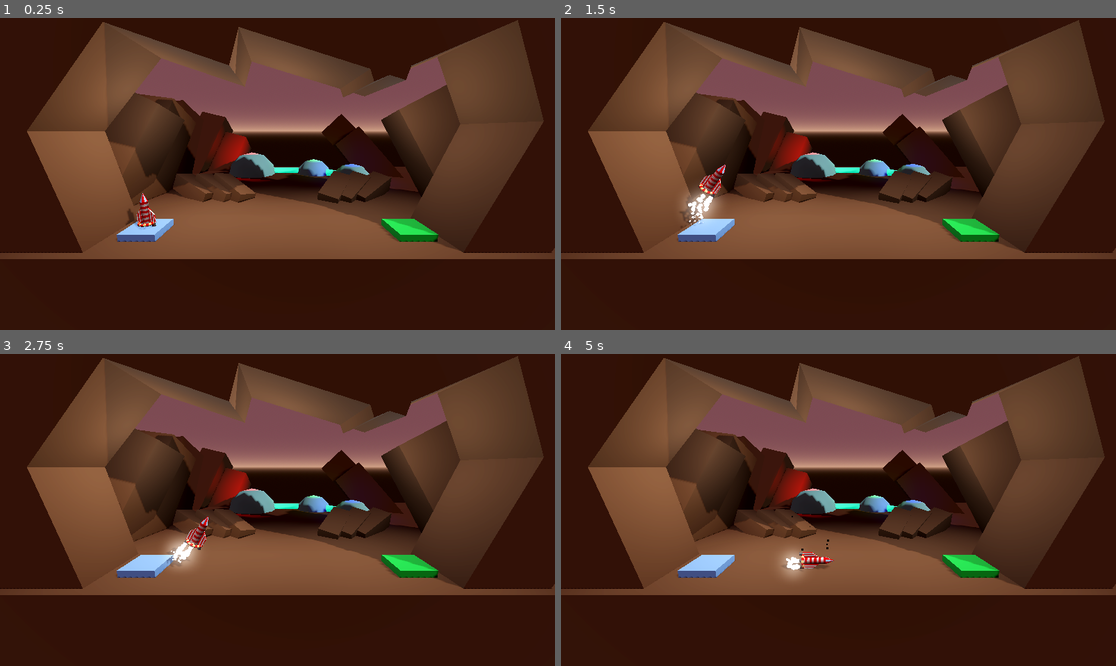
Above: before the commit, frames 1-4 (two rows, left to right).
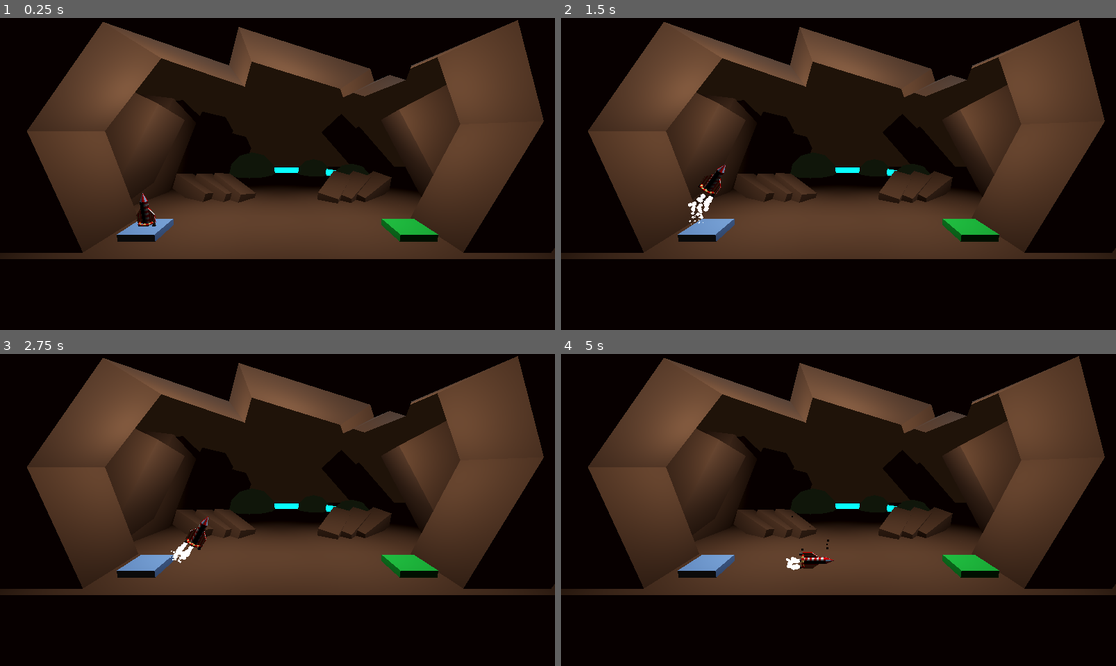
Above: after the commit, the same moments.

Repository: Godzil/DustDasher
Game: Godot game, scene res://levels/level.tscn
Same seed, same stepped clock (60 frames per second), same inputs: the game is played once before the commit and once after it.
Inputs:
- Up to frame 1 (0.25 s): no input
- Up to frame 2 (1.5 s): tap Enter at 0.5 s; hold D (rotate_right) 0.53-1.28 s; hold Space (boost) 0.53-1.28 s; hold A (rotate_left) from 1.28 s (still down); tap Space (boost) at 1.35 s
- Up to frame 3 (2.75 s): release A (rotate_left) at 2.03 s; hold D (rotate_right) from 2.03 s (still down); hold Space (boost) from 2.03 s (still down)
- Up to frame 4 (5 s): release Space (boost) at 2.78 s; tap Space (boost) at 2.85, 4.35 s; release D (rotate_right) at 3.53 s; hold Space (boost) 3.53-4.28 s; hold A (rotate_left) from 3.53 s (still down)

The runs differ from the first frame. In frame 1, 71% of the frame differs, in the area x 0-100%, y 0-100%; in frame 2, 71%; in frame 3, 71%; in frame 4, 71%.

Commit message:
Update for godot 4.2

Diff:
--- a/Background.tscn
+++ b/Background.tscn
@@ -1,4 +1,6 @@
-[gd_scene load_steps=8 format=3 uid="uid://bwlqwuixwwed8"]
+[gd_scene load_steps=6 format=3 uid="uid://cbe06wgbxkjwy"]
+
+[ext_resource type="PackedScene" uid="uid://quotb6ulxa4m" path="res://back_bg.glb" id="1_87afc"]
 
 [sub_resource type="StandardMaterial3D" id="StandardMaterial3D_fgfyb"]
 albedo_color = Color(0.4, 0.269333, 0.176, 1)
@@ -15,26 +17,12 @@
 sky_material = SubResource("ProceduralSkyMaterial_g7qmc")
 
 [sub_resource type="Environment" id="Environment_fdef2"]
-background_mode = 2
+background_mode = 1
+background_color = Color(0.121569, 0.0745098, 0.0352941, 1)
 sky = SubResource("Sky_oyi2a")
 ambient_light_sky_contribution = 0.19
 tonemap_mode = 2
-glow_enabled = true
 glow_blend_mode = 0
-
-[sub_resource type="StandardMaterial3D" id="StandardMaterial3D_rtrbf"]
-albedo_color = Color(0.603922, 1, 1, 1)
-emission = Color(0.603922, 1, 1, 1)
-emission_energy_multiplier = 0.01
-
-[sub_resource type="StandardMaterial3D" id="StandardMaterial3D_wtxo6"]
-albedo_color = Color(0.603922, 1, 1, 1)
-
-[sub_resource type="StandardMaterial3D" id="StandardMaterial3D_kvdnq"]
-albedo_color = Color(0.447059, 0.647059, 0.435294, 1)
-emission_enabled = true
-emission = Color(0, 0.364706, 0.258824, 1)
-emission_energy_multiplier = 2.21
 
 [node name="Node3D" type="Node3D"]
 
@@ -50,49 +38,60 @@
 
 [node name="Wall" type="CSGBox3D" parent="FrontGame"]
 transform = Transform3D(0.977574, -0.210591, 0, 0.210591, 0.977574, 0, 0, 0, 1, -12.1047, 6.97642, 0)
+calculate_tangents = false
 size = Vector3(4, 10, 4)
 material = SubResource("StandardMaterial3D_fgfyb")
 
 [node name="Wall2" type="CSGBox3D" parent="FrontGame"]
 transform = Transform3D(0.718357, 0.695675, 0, -0.695675, 0.718357, 0, 0, 0, 1, -11.462, 11.7943, 0)
+calculate_tangents = false
 size = Vector3(4, 10, 4)
 material = SubResource("StandardMaterial3D_fgfyb")
 
 [node name="Wall3" type="CSGBox3D" parent="FrontGame"]
 transform = Transform3D(0.940703, 0.339231, 0, -0.339231, 0.940703, 0, 0, 0, 1, 11.8378, 5.98472, 0)
+calculate_tangents = false
 size = Vector3(4, 10, 4)
 material = SubResource("StandardMaterial3D_fgfyb")
 
 [node name="Wall4" type="CSGBox3D" parent="FrontGame"]
 transform = Transform3D(0.880651, -0.473765, 0, 0.473765, 0.880651, 0, 0, 0, 1, 12.1778, 12.5866, 0)
+calculate_tangents = false
 size = Vector3(4, 10, 4)
 material = SubResource("StandardMaterial3D_fgfyb")
 
 [node name="Ceilling" type="CSGBox3D" parent="FrontGame"]
 transform = Transform3D(-0.306127, 0.951991, 0, -0.951991, -0.306127, 0, 0, 0, 1, -6.07843, 15.7483, 0)
+calculate_tangents = false
 size = Vector3(4, 10, 4)
 material = SubResource("StandardMaterial3D_fgfyb")
 
 [node name="Ceilling2" type="CSGBox3D" parent="FrontGame"]
 transform = Transform3D(-0.273372, 0.961909, 0, -0.961909, -0.273372, 0, 0, 0, 1, 0.932961, 15.0613, 0)
+calculate_tangents = false
 size = Vector3(4, 10, 4)
 material = SubResource("StandardMaterial3D_fgfyb")
 
 [node name="Ceilling3" type="CSGBox3D" parent="FrontGame"]
 transform = Transform3D(0.383167, 0.923679, 0, -0.923679, 0.383167, 0, 0, 0, 1, 7.76777, 15.4777, 0)
+calculate_tangents = false
 size = Vector3(4, 10, 4)
 material = SubResource("StandardMaterial3D_fgfyb")
 
 [node name="SunLight" type="DirectionalLight3D" parent="."]
 transform = Transform3D(0.642788, -0.383022, 0.663414, 0, 0.866025, 0.5, -0.766044, -0.321394, 0.556671, 0, -4, 0)
+visible = false
 light_energy = 0.14
 shadow_enabled = true
 
 [node name="WorldEnvironment" type="WorldEnvironment" parent="."]
 environment = SubResource("Environment_fdef2")
 
+[node name="back_bg" parent="." instance=ExtResource("1_87afc")]
+
 [node name="DomeLight" type="OmniLight3D" parent="."]
 transform = Transform3D(1, 0, 0, 0, 1, 0, 0, 0, 1, -3.72306, 3.0162, -17.5772)
+visible = false
 light_color = Color(1, 0, 0, 1)
 light_energy = 3.5
 shadow_enabled = true
@@ -100,12 +99,14 @@
 
 [node name="DomeLight2" type="OmniLight3D" parent="."]
 transform = Transform3D(1, 0, 0, 0, 1, 0, 0, 0, 1, 5.14508, 2.24992, -17.149)
+visible = false
 light_color = Color(0.156863, 0.427451, 0.0745098, 1)
 light_energy = 1.79
 omni_range = 7.0
 
 [node name="DomeLight3" type="OmniLight3D" parent="."]
 transform = Transform3D(1, 0, 0, 0, 1, 0, 0, 0, 1, 8.9651, 2.139, -13.2236)
+visible = false
 light_color = Color(0, 0, 0.815686, 1)
 light_energy = 1.34
 omni_range = 7.0
@@ -124,127 +125,3 @@
 transform = Transform3D(1, 0, 0, 0, 1, 0, 0, 0, 1, 7.54225, 6.5159, -1.25908)
 omni_range = 12.0
 omni_attenuation = 0.5
-
-[node name="Background" type="CSGCombiner3D" parent="."]
-transform = Transform3D(1, 0, 0, 0, 1, 0, 0, 0, 1, 0, -4, 0)
-calculate_tangents = false
-
-[node name="Background" type="CSGBox3D" parent="Background"]
-transform = Transform3D(1, 0, 0, 0, 1, 0, 0, 0, 1, 0, 3.44873, -12.5048)
-calculate_tangents = false
-size = Vector3(64, 1, 20)
-material = SubResource("StandardMaterial3D_fgfyb")
-
-[node name="Dome" type="CSGSphere3D" parent="Background"]
-transform = Transform3D(1, 0, 0, 0, 1, 0, 0, 0, 1, -3.51749, 3.44873, -17.2528)
-calculate_tangents = false
-radius = 3.399
-material = SubResource("StandardMaterial3D_rtrbf")
-
-[node name="Dome2" type="CSGSphere3D" parent="Background"]
-transform = Transform3D(1, 0, 0, 0, 1, 0, 0, 0, 1, 5.06009, 3.44873, -17.2528)
-calculate_tangents = false
-radius = 2.449
-material = SubResource("StandardMaterial3D_wtxo6")
-
-[node name="Dome3" type="CSGSphere3D" parent="Background"]
-transform = Transform3D(1, 0, 0, 0, 1, 0, 0, 0, 1, 9.00084, 3.44873, -13.2718)
-calculate_tangents = false
-radius = 2.449
-material = SubResource("StandardMaterial3D_wtxo6")
-
-[node name="Tunnel" type="CSGCylinder3D" parent="Background"]
-transform = Transform3D(-4.37114e-08, -1, 0, 1, -4.37114e-08, 0, 0, 0, 1, 2.22966, 4.25086, -17.4368)
-calculate_tangents = false
-height = 6.21107
-material = SubResource("StandardMaterial3D_kvdnq")
-
-[node name="Tunnel2" type="CSGCylinder3D" parent="Background"]
-transform = Transform3D(-2.94098e-08, -0.672819, -0.739807, 1, -4.37114e-08, 0, -3.2338e-08, -0.739807, 0.672819, 8.02019, 4.25086, -14.4894)
-calculate_tangents = false
-height = 6.21107
-material = SubResource("StandardMaterial3D_kvdnq")
-
-[node name="Stone" type="CSGBox3D" parent="Background"]
-transform = Transform3D(0.804624, 0.348817, -0.480528, -0.299477, 0.937191, 0.17885, 0.512732, 0, 0.858549, -7.43732, 4.44873, -7.09294)
-calculate_tangents = false
-size = Vector3(4.113, 1.465, 1.755)
-material = SubResource("StandardMaterial3D_fgfyb")
-
-[node name="Stone2" type="CSGBox3D" parent="Background"]
-transform = Transform3D(0.782704, 0.348518, -0.515664, -0.299477, 0.937191, 0.17885, 0.545608, 0.0144427, 0.837916, -5.63329, 4.44873, -7.09294)
-calculate_tangents = false
-size = Vector3(4.113, 1.465, 1.755)
-material = SubResource("StandardMaterial3D_fgfyb")
-
-[node name="Stone3" type="CSGBox3D" parent="Background"]
-transform = Transform3D(0.697973, 0.343002, -0.628636, -0.299477, 0.937191, 0.17885, 0.650497, 0.0634292, 0.756855, -4.1176, 4.44873, -7.09294)
-calculate_tangents = false
-size = Vector3(4.113, 1.465, 1.755)
-material = SubResource("StandardMaterial3D_fgfyb")
-
-[node name="Stone4" type="CSGBox3D" parent="Background"]
-transform = Transform3D(-0.784862, -0.135402, -0.604697, -0.299477, 0.937191, 0.17885, 0.5425, 0.321465, -0.776115, 8.39051, 4.44873, -7.09294)
-calculate_tangents = false
-size = Vector3(4.113, 1.465, 1.755)
-material = SubResource("StandardMaterial3D_fgfyb")
-
-[node name="Stone5" type="CSGBox3D" parent="Background"]
-transform = Transform3D(-0.663753, -0.0699903, -0.74467, -0.299477, 0.937191, 0.17885, 0.68538, 0.341723, -0.643023, 6.78322, 4.44873, -7.09294)
-calculate_tangents = false
-size = Vector3(4.113, 1.465, 1.755)
-material = SubResource("StandardMaterial3D_fgfyb")
-
-[node name="Stone6" type="CSGBox3D" parent="Background"]
-transform = Transform3D(-0.523917, -0.00487024, -0.851756, -0.299477, 0.937191, 0.17885, 0.797387, 0.348783, -0.492468, 5.25694, 4.44873, -7.09294)
-calculate_tangents = false
-size = Vector3(4.113, 1.465, 1.755)
-material = SubResource("StandardMaterial3D_fgfyb")
-
-[node name="Wall" type="CSGBox3D" parent="Background"]
-transform = Transform3D(0.899298, 0.437336, 0, -0.426464, 0.876943, 0.221583, 0.0969059, -0.199269, 0.975142, -12.1047, 7.5922, -4.81595)
-calculate_tangents = false
-size = Vector3(4, 10, 4)
-material = SubResource("StandardMaterial3D_fgfyb")
-
-[node name="Wall4" type="CSGBox3D" parent="Background"]
-transform = Transform3D(0.870808, -0.457477, -0.180022, 0.481978, 0.866606, 0.129193, 0.0969059, -0.199269, 0.975142, 12.9122, 7.5922, -4.81595)
-calculate_tangents = false
-size = Vector3(4, 10, 4)
-material = SubResource("StandardMaterial3D_fgfyb")
-
-[node name="Wall2" type="CSGBox3D" parent="Background"]
-transform = Transform3D(0.964433, 0.230176, -0.129955, -0.136435, 0.854572, 0.501091, 0.226395, -0.465539, 0.855581, -12.1047, 7.5922, -8.18372)
-calculate_tangents = false
-size = Vector3(4, 10, 4)
-material = SubResource("StandardMaterial3D_fgfyb")
-
-[node name="Wall3" type="CSGBox3D" parent="Background"]
-transform = Transform3D(0.973905, 0.0938263, -0.206652, 0.0159285, 0.88004, 0.474632, 0.226395, -0.465539, 0.855581, -12.1047, 7.5922, -11.9679)
-calculate_tangents = false
-size = Vector3(4, 10, 4)
-material = SubResource("StandardMaterial3D_fgfyb")
-
-[node name="Wall5" type="CSGBox3D" parent="Background"]
-transform = Transform3D(0.947044, 0.31056, -0.0816148, -0.227715, 0.82875, 0.511195, 0.226395, -0.465539, 0.855581, -11.1782, 7.07411, -21.0528)
-calculate_tangents = false
-size = Vector3(4, 10, 4)
-material = SubResource("StandardMaterial3D_fgfyb")
-
-[node name="Wall6" type="CSGBox3D" parent="Background"]
-transform = Transform3D(0.947044, 0.31056, -0.0816148, -0.227715, 0.82875, 0.511195, 0.226395, -0.465539, 0.855581, -8.1745, 4.13209, -21.0528)
-calculate_tangents = false
-size = Vector3(4, 10, 4)
-material = SubResource("StandardMaterial3D_fgfyb")
-
-[node name="Wall7" type="CSGBox3D" parent="Background"]
-transform = Transform3D(0.680525, -0.552843, -0.480886, 0.696873, 0.691114, 0.19165, 0.226395, -0.465539, 0.855581, 12.0678, 7.07411, -21.0528)
-calculate_tangents = false
-size = Vector3(4, 10, 4)
-material = SubResource("StandardMaterial3D_fgfyb")
-
-[node name="Wall8" type="CSGBox3D" parent="Background"]
-transform = Transform3D(0.719029, -0.512672, -0.469217, 0.657071, 0.721416, 0.21867, 0.226395, -0.465539, 0.855581, 13.4511, 5.04118, -18.1993)
-calculate_tangents = false
-size = Vector3(4, 10, 4)
-material = SubResource("StandardMaterial3D_fgfyb")
--- a/Shaders/RedRingsMaterial.tres
+++ b/Shaders/RedRingsMaterial.tres
@@ -30,3 +30,4 @@
 	SPECULAR = specular;
 }
 "
+metadata/_edit_res_path = "res://Shaders/RedRingsMaterial.tres"
--- /dev/null
+++ b/back_bg.tscn
@@ -0,0 +1,10 @@
+[gd_scene load_steps=2 format=3 uid="uid://dplurl1lffsht"]
+
+[ext_resource type="PackedScene" uid="uid://quotb6ulxa4m" path="res://back_bg.glb" id="1_ndt5i"]
+
+[node name="back_bg" instance=ExtResource("1_ndt5i")]
+
+[node name="Background2" parent="Node3D" index="0"]
+cast_shadow = 0
+lod_bias = 0.001
+gi_mode = 0
--- a/player.gd
+++ b/player.gd
@@ -18,8 +18,7 @@
 
 var is_transitionning : bool = false
 
-# Called every frame. 'delta' is the elapsed time since the previous frame.
-func _process(delta : float) -> void:
+func _process(delta: float) -> void:
 	if Input.is_action_pressed("ui_cancel"):
 		get_tree().quit()
 
--- a/player.tscn
+++ b/player.tscn
@@ -9,8 +9,6 @@
 [ext_resource type="PackedScene" uid="uid://jfwajmrh6ca7" path="res://Particles/success_particles.tscn" id="7_ldkwo"]
 [ext_resource type="Shader" uid="uid://swulilbm8lv8" path="res://Shaders/RedRingsMaterial.tres" id="8_npkbe"]
 
-[sub_resource type="CylinderMesh" id="CylinderMesh_7qdhm"]
-
 [sub_resource type="CylinderShape3D" id="CylinderShape3D_jc44p"]
 
 [sub_resource type="ShaderMaterial" id="ShaderMaterial_o46xn"]
@@ -30,6 +28,7 @@
 top_radius = 0.2
 bottom_radius = 0.2
 height = 1.3
+radial_segments = 8
 
 [sub_resource type="Shader" id="Shader_udtfn"]
 code = "shader_type spatial;
@@ -79,6 +78,7 @@
 top_radius = 0.0
 bottom_radius = 0.2
 height = 0.5
+radial_segments = 8
 
 [sub_resource type="ShaderMaterial" id="ShaderMaterial_7qn5c"]
 render_priority = 0
@@ -111,11 +111,13 @@
 top_radius = 0.06
 bottom_radius = 0.1
 height = 0.2
+radial_segments = 8
 
 [sub_resource type="CylinderMesh" id="CylinderMesh_52you"]
 top_radius = 0.2
 bottom_radius = 0.15
 height = 0.1
+radial_segments = 8
 
 [sub_resource type="ShaderMaterial" id="ShaderMaterial_8uql5"]
 render_priority = 0
@@ -133,6 +135,8 @@
 material = SubResource("ShaderMaterial_8uql5")
 inner_radius = 0.3
 outer_radius = 0.45
+rings = 8
+ring_segments = 4
 
 [sub_resource type="ShaderMaterial" id="ShaderMaterial_j1g0o"]
 render_priority = 0
@@ -151,6 +155,7 @@
 top_radius = 0.05
 bottom_radius = 0.05
 height = 0.675
+radial_segments = 8
 
 [node name="Player" type="RigidBody3D"]
 axis_lock_linear_z = true
@@ -162,10 +167,6 @@
 angular_damp = 3.0
 script = ExtResource("1_lug7a")
 
-[node name="MeshInstance3D" type="MeshInstance3D" parent="."]
-visible = false
-mesh = SubResource("CylinderMesh_7qdhm")
-
 [node name="CollisionShape3D" type="CollisionShape3D" parent="."]
 shape = SubResource("CylinderShape3D_jc44p")
 
--- a/project.godot
+++ b/project.godot
@@ -13,7 +13,7 @@
 config/name="SpeedRushDust"
 config/tags=PackedStringArray("gamedev.tv", "3d_course")
 run/main_scene="res://levels/level.tscn"
-config/features=PackedStringArray("4.1", "Mobile")
+config/features=PackedStringArray("4.2", "Mobile")
 config/icon="res://icon.svg"
 
 [input]
@@ -43,5 +43,4 @@
 [rendering]
 
 renderer/rendering_method="mobile"
-renderer/rendering_method.mobile="gl_compatibility"
 textures/vram_compression/import_etc2_astc=true
Binary file added: back_bg.glb
Not shown, added: back_bg.glb.import
Not shown: 2 places in levels/level.tscn that only renumber resources
Not shown: 2 places in levels/level2.tscn that only renumber resources
Not shown: 2 places in levels/level3.tscn that only renumber resources
Not shown: 2 places in levels/level4.tscn that only renumber resources
Not shown: 1 places in player.tscn that only renumber resources
